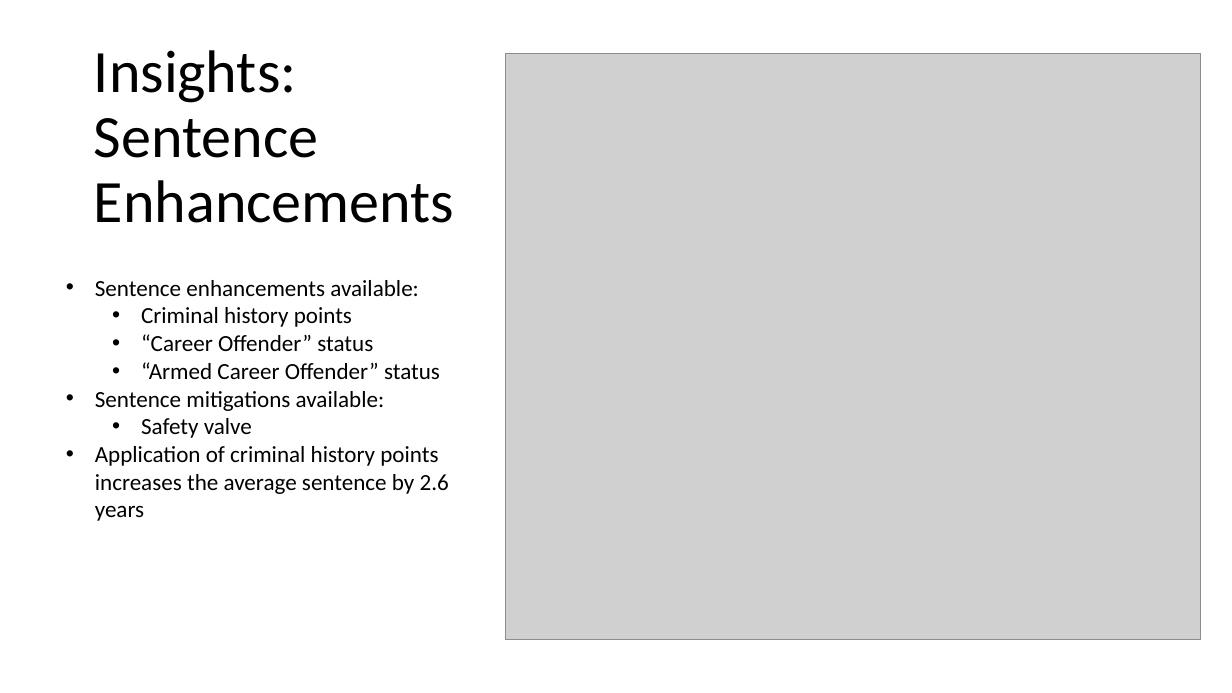
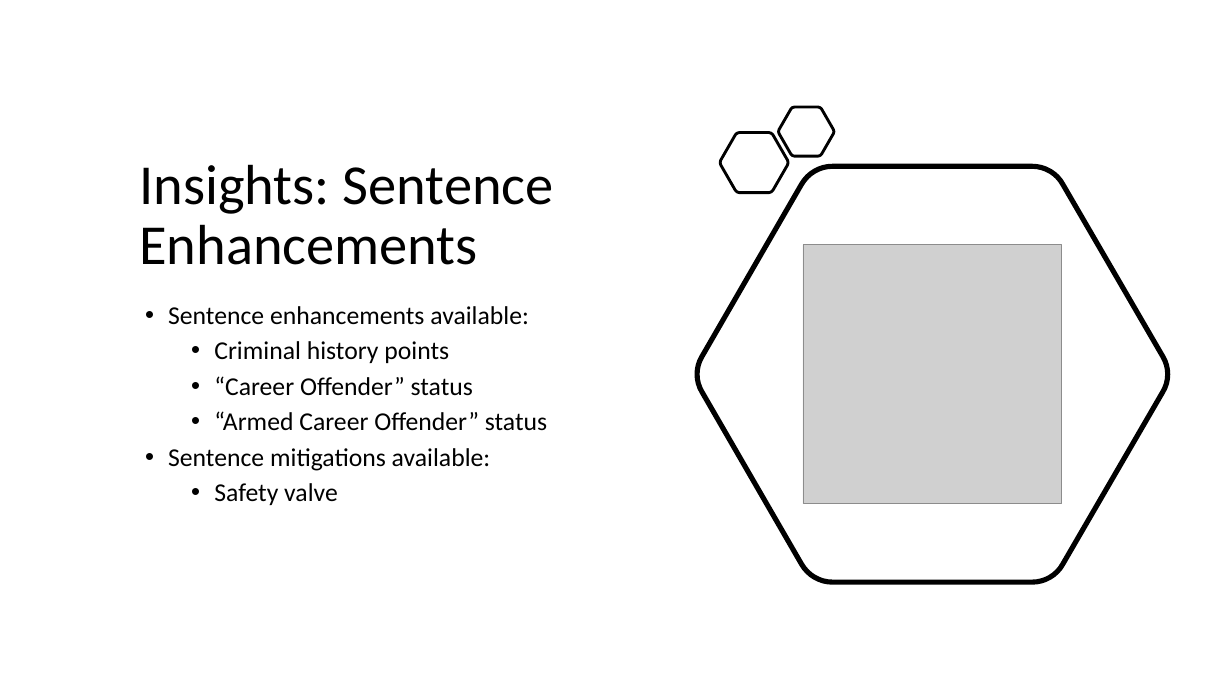
Before and after one commit to jenwhitson/sentencing_project, a slide deck: slide 19 of Presentation.pptx (slide 18 before the commit). Drawn at 1232x693 pixels with LibreOffice and Linux fonts; fonts in the diff are those of the drawing; grey boxes stand for pictures. Boxes give left, top, right and bottom in pixels: in the first picture for what was removed or moved away, otherwise in the second. Text is boxed around its words. In the diff, an @@ line names an element or a change of style, - is before the commit and + after.

```diff
--- a/Presentation.pptx
+++ b/Presentation.pptx
@@ picture removed at (x1=506, y1=54, x2=1201, y2=639) @@
@@ freeform shape added at (x1=778, y1=107, x2=834, y2=156), outline #000000 2.25 pt @@
@@ title "Insights: Sentence Enhancements" moved from (x1=94, y1=50, x2=454, y2=223) to (x1=139, y1=164, x2=554, y2=265) @@
@@ title "Insights: Sentence Enhancements" at (x1=139, y1=164, x2=554, y2=265): size 46.8 to 44 pt; vertical alignment middle to bottom @@
@@ freeform shape added at (x1=720, y1=132, x2=788, y2=192), outline #000000 2.25 pt @@
@@ freeform shape added at (x1=696, y1=166, x2=1170, y2=582), outline #000000 4 pt @@
@@ picture added at (x1=803, y1=245, x2=1062, y2=504) @@
@@ text "Sentence enhancements available:" moved from (x1=95, y1=280, x2=449, y2=521) to (x1=168, y1=306, x2=547, y2=505) @@
@@ text "Sentence enhancements available:" at (x1=168, y1=306, x2=547, y2=505): size 18 to 20 pt; indent changed; line spacing 1 to 0.9; more space between paragraphs @@
@@ text at (x1=95, y1=446, x2=449, y2=521): paragraph removed @@
-• Application of criminal history points increases the average sentence by 2.6 years
```
Also in this commit, not shown: 13 other slides changed, 1 slide added.
